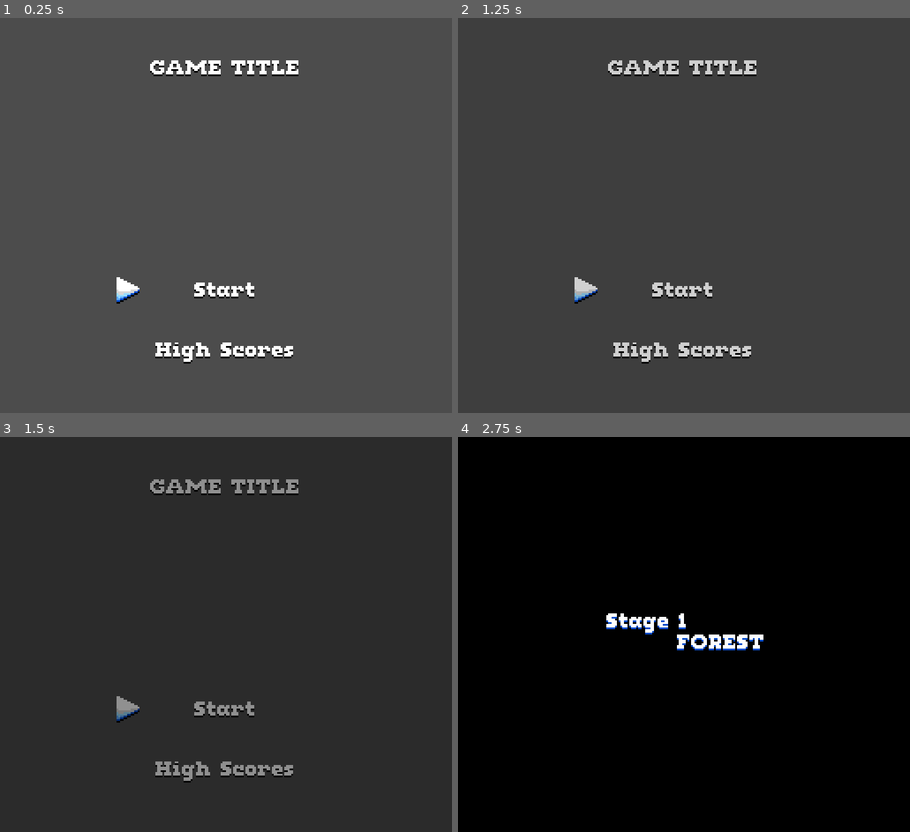
Above: before the commit, frames 1-4 (two rows, left to right).
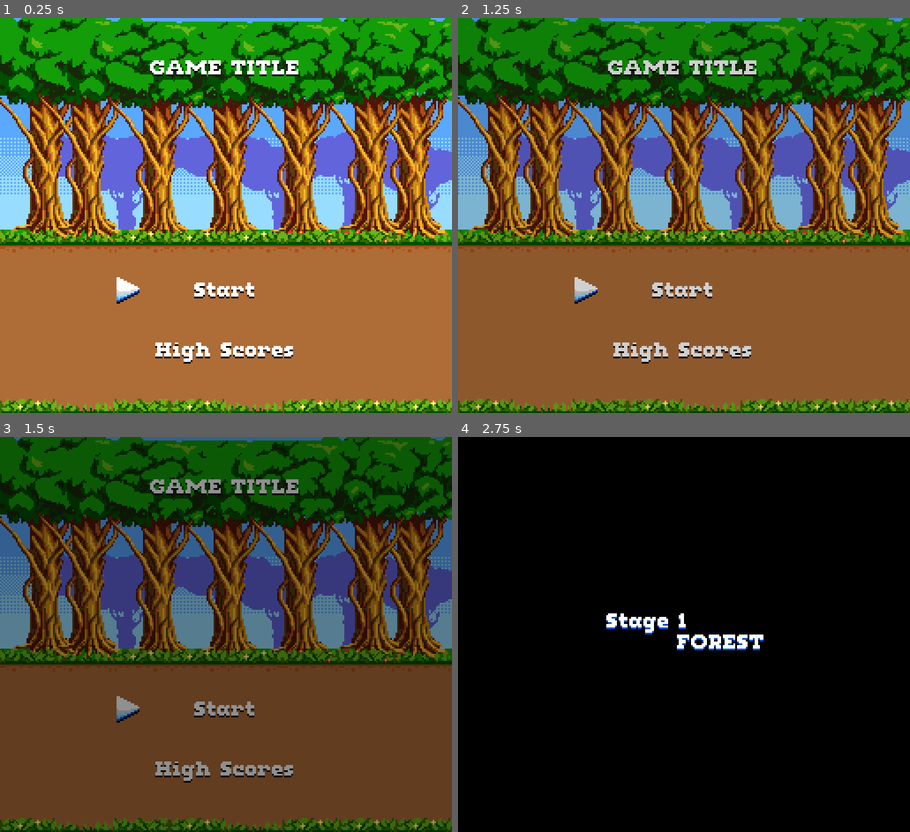
Above: after the commit, the same moments.

Repository: svntax/BlockBornArcadeJam
Game: Godot game, scene res://UI/Screens/TitleScreen.tscn
Two runs of this game, one before a commit and one after it. Both use one fixed random seed, a clock stepped at 60 frames per second and the inputs below.
Inputs (mouse positions are in pixels of both pictures, inside the frame that each line leads up to):
- Up to frame 1 (0.25 s): no input
- Up to frame 2 (1.25 s): click "Start" at 0.5 s
- Up to frame 3 (1.5 s): click "Start" at 1.25 s
- Up to frame 4 (2.75 s): tap Enter (ui_accept) at 2, 2.27, 2.3, 2.57 s; move the mouse to (783, 614) at 2.02 s; hold Right (move_right) from 2.03 s (still down); tap Z (attack) at 2.1 s

The runs differ from the first frame. In frame 1, 98% of the frame differs, in the area x 0-100%, y 0-100%; in frame 2, 98%; in frame 3, 98%; in frame 4, nothing differs.

Commit message:
Updated title screen visuals.

Diff:
--- a/UI/Screens/TitleScreen.tscn
+++ b/UI/Screens/TitleScreen.tscn
@@ -1,9 +1,13 @@
-[gd_scene load_steps=6 format=2]
+[gd_scene load_steps=10 format=2]
 
 [ext_resource path="res://UI/MainUITheme.tres" type="Theme" id=1]
 [ext_resource path="res://UI/Screens/TitleScreen.gd" type="Script" id=2]
 [ext_resource path="res://UI/select_arrow.png" type="Texture" id=3]
 [ext_resource path="res://Levels/main_theme_short.ogg" type="AudioStream" id=4]
+[ext_resource path="res://Levels/Forest/TallTree.tscn" type="PackedScene" id=5]
+[ext_resource path="res://Levels/blue_sky_bg.png" type="Texture" id=6]
+[ext_resource path="res://Levels/Forest/tall_forest_tree_back.png" type="Texture" id=7]
+[ext_resource path="res://Levels/Forest/ForestTileSet.tres" type="TileSet" id=8]
 
 [sub_resource type="Animation" id=1]
 resource_name = "start_game"
@@ -13,6 +17,83 @@
 __meta__ = {
 "_edit_lock_": true
 }
+
+[node name="Sprite" type="Sprite" parent="."]
+texture = ExtResource( 6 )
+centered = false
+
+[node name="Background" type="Node2D" parent="."]
+__meta__ = {
+"_edit_lock_": true
+}
+
+[node name="TallForestTreeBack" type="Sprite" parent="Background"]
+position = Vector2( 48, 96 )
+texture = ExtResource( 7 )
+
+[node name="TallForestTreeBack2" type="Sprite" parent="Background"]
+position = Vector2( 72, 104 )
+texture = ExtResource( 7 )
+
+[node name="TallForestTreeBack3" type="Sprite" parent="Background"]
+position = Vector2( 88, 96 )
+texture = ExtResource( 7 )
+
+[node name="TallForestTreeBack4" type="Sprite" parent="Background"]
+position = Vector2( 128, 96 )
+texture = ExtResource( 7 )
+
+[node name="TallForestTreeBack5" type="Sprite" parent="Background"]
+position = Vector2( 160, 104 )
+texture = ExtResource( 7 )
+
+[node name="TallForestTreeBack6" type="Sprite" parent="Background"]
+position = Vector2( 200, 96 )
+texture = ExtResource( 7 )
+
+[node name="TallForestTreeBack7" type="Sprite" parent="Background"]
+position = Vector2( 240, 104 )
+texture = ExtResource( 7 )
+
+[node name="GrassTilesBack" type="TileMap" parent="."]
+position = Vector2( 0, -8 )
+tile_set = ExtResource( 8 )
+cell_size = Vector2( 32, 32 )
+format = 1
+tile_data = PoolIntArray( 262144, 1, 0, 262145, 1, 0, 262146, 1, 0, 262147, 1, 0, 262148, 1, 0, 262149, 1, 0, 262150, 1, 0, 262151, 1, 0, 458752, 0, 0, 458753, 0, 0, 458754, 0, 0, 458755, 0, 0, 458756, 0, 0, 458757, 0, 0, 458758, 0, 0, 458759, 0, 0 )
+
+[node name="Decorations" type="Node2D" parent="."]
+__meta__ = {
+"_edit_lock_": true
+}
+
+[node name="TallTree" parent="Decorations" instance=ExtResource( 5 )]
+position = Vector2( 24, 120 )
+
+[node name="TallTree2" parent="Decorations" instance=ExtResource( 5 )]
+position = Vector2( 232, 120 )
+
+[node name="TallTree3" parent="Decorations" instance=ExtResource( 5 )]
+position = Vector2( 208, 120 )
+
+[node name="TallTree4" parent="Decorations" instance=ExtResource( 5 )]
+position = Vector2( 48, 120 )
+
+[node name="TallTree5" parent="Decorations" instance=ExtResource( 5 )]
+position = Vector2( 128, 122 )
+
+[node name="TallTree6" parent="Decorations" instance=ExtResource( 5 )]
+position = Vector2( 88, 122 )
+
+[node name="TallTree7" parent="Decorations" instance=ExtResource( 5 )]
+position = Vector2( 168, 122 )
+
+[node name="GrassDecorations" type="TileMap" parent="."]
+position = Vector2( 0, -8 )
+tile_set = ExtResource( 8 )
+cell_size = Vector2( 32, 32 )
+format = 1
+tile_data = PoolIntArray( 262144, 3, 0, 262145, 2, 0, 262146, 4, 0, 262147, 4, 0, 262148, 4, 0, 262149, 5, 0, 262150, 5, 0, 262151, 2, 0, 327680, 0, 0, 327681, 0, 0, 327682, 0, 0, 327683, 0, 0, 327684, 0, 0, 327685, 0, 0, 327686, 0, 0, 327687, 0, 0, 393216, 0, 0, 393217, 0, 0, 393218, 0, 0, 393219, 0, 0, 393220, 0, 0, 393221, 0, 0, 393222, 0, 0, 393223, 0, 0, 458752, 4, 0, 458753, 2, 0, 458754, 3, 0, 458755, 4, 0, 458756, 2, 0, 458757, 4, 0, 458758, 4, 0, 458759, 4, 0 )
 
 [node name="UI" type="Control" parent="."]
 margin_right = 40.0
